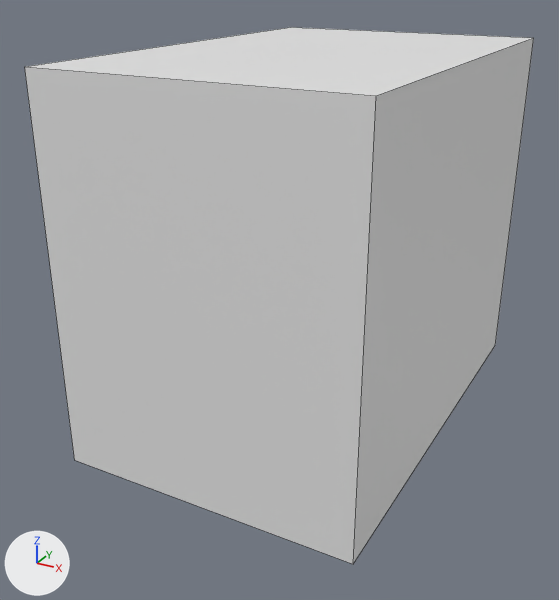
The Blender file Assets/Models/CIty/Buildings/Testing/8_10_12.blend as it was, and as the next commit left it.
Rendered twice from a 50 mm lens placed at (8.95, -18.34, 12.07), pointed at (-0.54, -1.08, 3.44). Lighting does not change. The marker at lower left points along +X, +Y and +Z. Mesh edges are drawn as thin lines.

The scene before the commit, as lines of its bpy script (objects in view):
```python
me_cube_002 = bpy.data.meshes.new('Cube.002')
me_cube_002.from_pydata(...)  # a box spanning x -4.0..4.0, y -6.0..6.0, z 0.0..10.0
ob_cube = bpy.data.objects.new('Cube', me_cube_002)
ob_cube.location = (0.0, 0.0, 0.0)
```
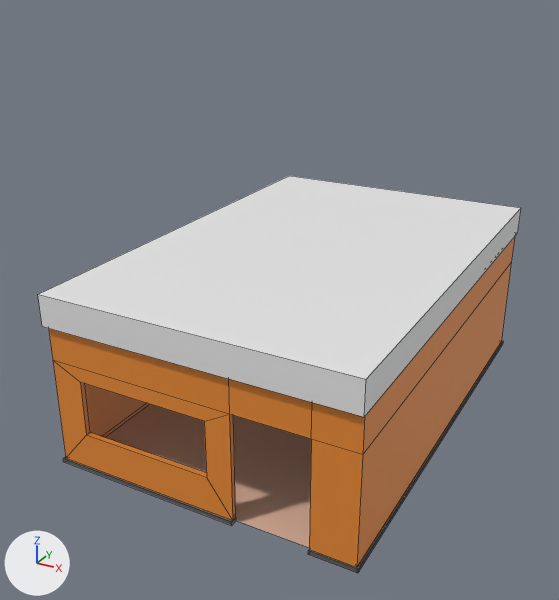
Boxes (x1, y1, x2, y2) around the edits, measured in the pictures (559 x 600 px):
'Cube', reshaped
    before: (25, 27, 534, 564)
    after: (49, 237, 515, 573)
'Cube.001', added
    after: (38, 176, 521, 417)

The change in detail:
Material 'Walls' (mat_walls) is new.
Its base color is (0.803, 0.255, 0.0325) (orange #e78a33).
Material 'GroundLedges' (mat_groundledges) is new.
Its base color is (0.111, 0.111, 0.111) (dark grey #5e5e5e).
Material 'Ground' (mat_ground) is new.
Its base color is (0.8, 0.504, 0.378) (beige #e7bca5).
me_cube_002 is used by ob_cube; location (0.0, 0.0, 0.0).
me_cube_002 had 8 vertices, 6 faces and spanned x -4.0..4.0, y -6.0..6.0, z 0.0..10.0.
me_cube_002 now has 80 vertices, 89 faces and spans x -4.2..4.2, y -6.2..6.2, z 0.0..4.0.
Part 1, on me_cube_002:
4 vertices are removed from x -4.0..4.0, y -6.0..6.0, z 10.0.
6 faces are deleted.
40 vertices are added at x -4.2..4.2, y -6.2..6.2, z 0.0..4.0.
6 new vertices lie (5.0, 0.0, 0.0) away from vertices in x -4.0, y -6.0..6.0, z 0.0..3.0.
6 new vertices lie (-1.0, 0.0, 0.0) away from vertices in x 4.0, y -6.0..6.0, z 0.0..3.0.
8 new vertices lie (0.0, 0.0, 1.0) away from vertices in x -4.0..4.0, y -6.0..6.0, z 3.0.
6 new vertices lie (0.0, -0.15, 0.0) away from vertices in x 1.0..3.0, y -6.0, z 0.1..4.0.
5 new vertices lie (-5.15, 0.0, 0.0) away from vertices in x 1.0, y -6.15..6.15, z 0.1..4.0.
5 new vertices lie (1.15, 0.0, 0.0) away from vertices in x 3.0, y -6.15..6.15, z 0.1..4.0.
65 new faces join them, mat_walls (orange #e78a32).
1 new face joins them, mat_ground (beige #e7bca5).
23 new faces join them, mat_groundledges (dark grey #5e5e5e).
me_cube_002 now uses material mat_walls (orange #e78a33).
me_cube_002 now uses material mat_groundledges (dark grey #5e5e5e).
me_cube_002 now uses material mat_ground (beige #e7bca5).
Mesh me_cube_003 is new.
It is a box spanning x -1.0..1.0, y -1.0..1.0, z -1.0..1.0.
Object 'Cube.001' (ob_cube_001) is new; it shows me_cube_003.
Its location is (0.0, 0.0, 4.4).
Its scale is (4.2, 6.3, 0.42).
